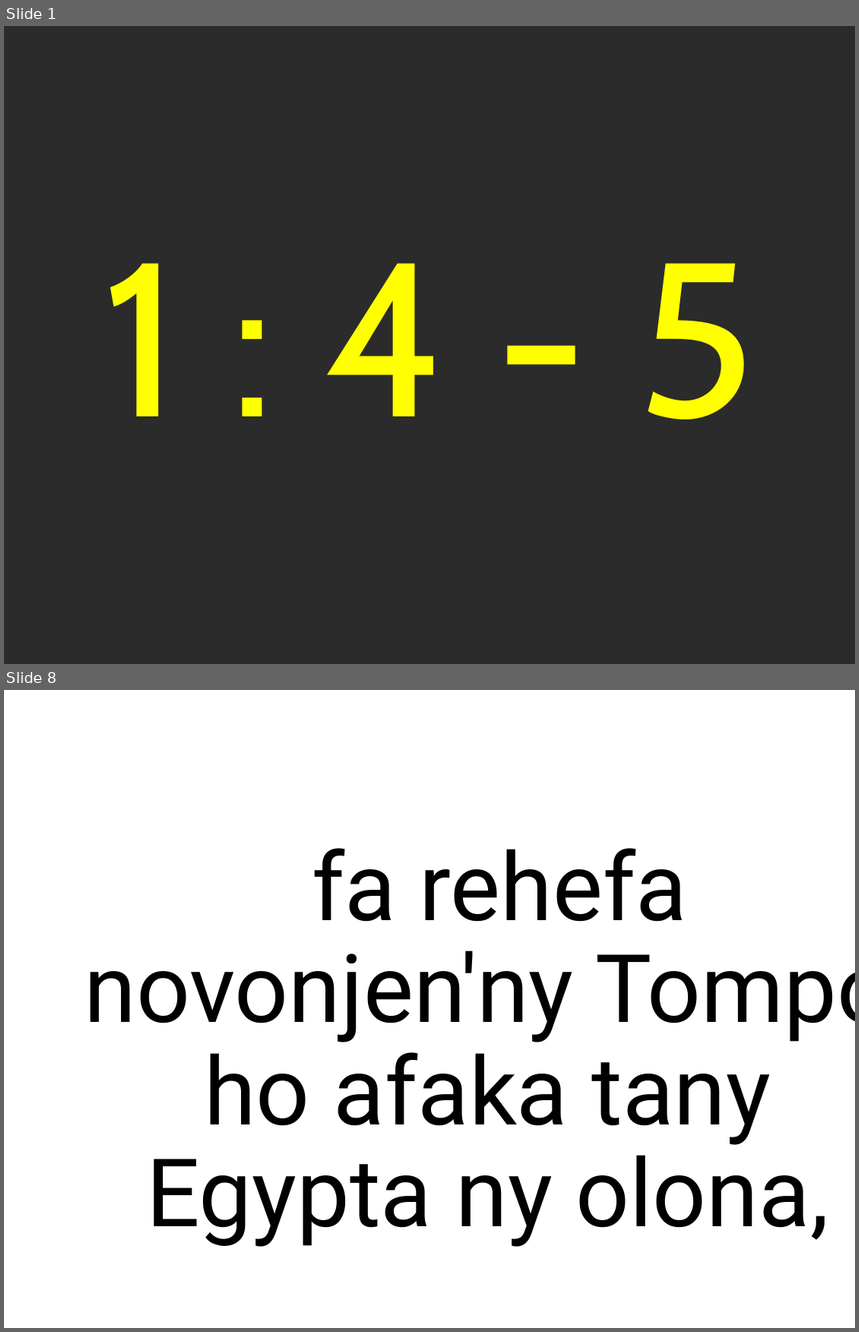
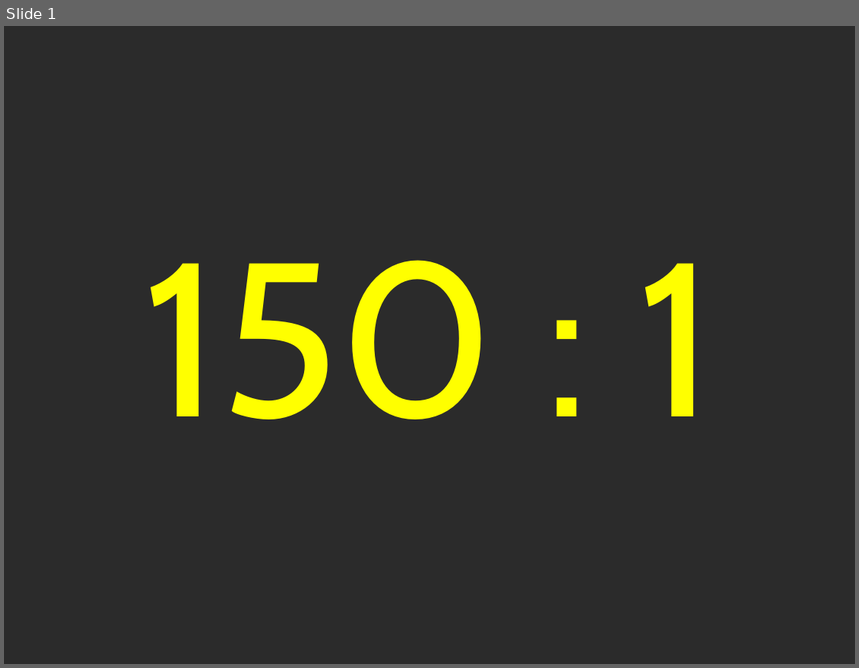
Before and after one commit to tsioryrovantsoa/baiboly-to-powerpoint, a slide deck: test.pptx. Shown one above the other, each under a label of ours: slides 1 and 8 before the commit, slide 1 after it; the slides between them are not shown. The pictures are 859x1332 and 859x668 pixels, drawn with LibreOffice and Linux fonts; fonts in the diff are those of the drawing; background and template pictures are left out; a plain dark background stands for a picture behind light text. Boxes give left, top, right and bottom in pixels: in the first picture for what was removed or moved away, otherwise in the second. Text is boxed around its words. In the diff, an @@ line names an element or a change of style, - is before the commit and + after.

```diff
--- a/test.pptx
+++ b/test.pptx
@@ slide 8 removed at <box>4,690,855,1328</box>, background picture (left out) @@
@@ title removed at <box>85,848,855,1247</box> @@
-fa rehefa novonjen'ny Tompo ho afaka tany Egypta ny olona,
@@ slide 1 changed as well @@
@@ title at <box>143,260,716,420</box>: text changed @@
-Joda
-1 : 4 - 5
+Salamo
+150 : 1
```
Also in this commit, not shown: 1 slide added, 7 other slides removed, 3 other files.
